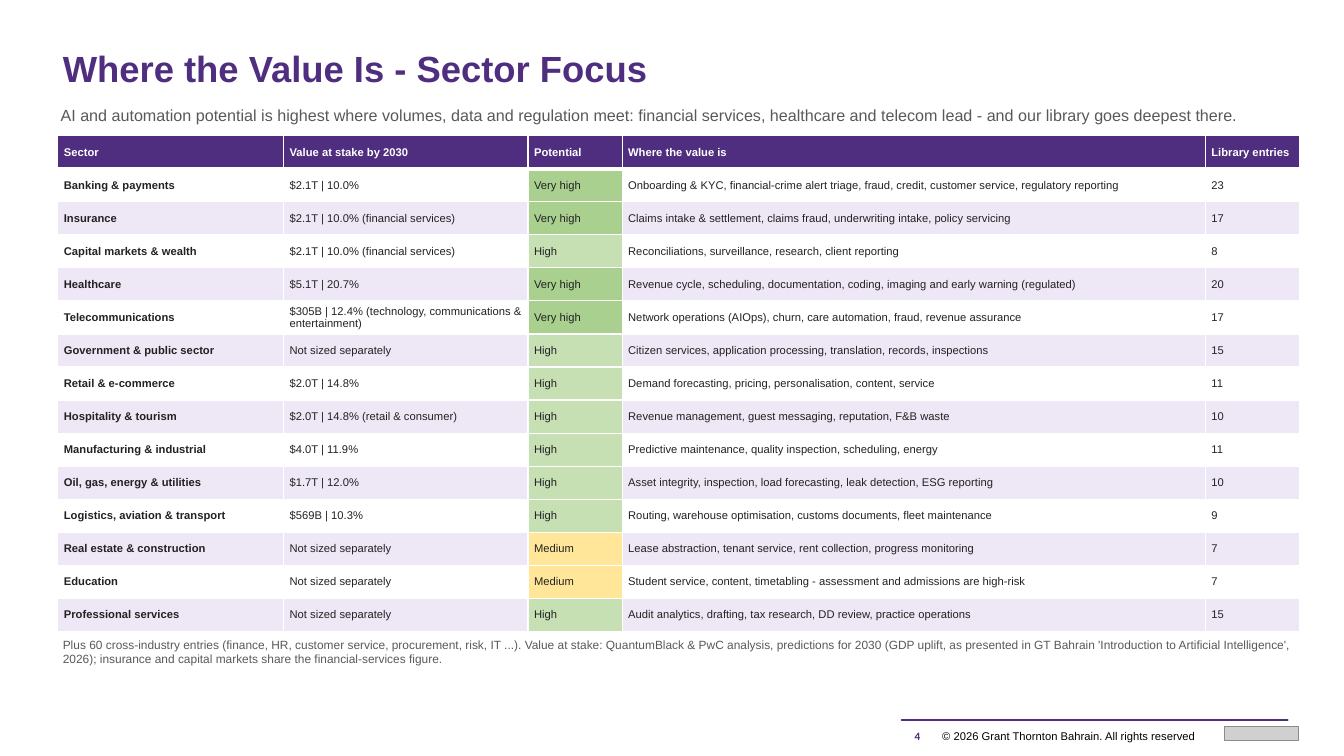
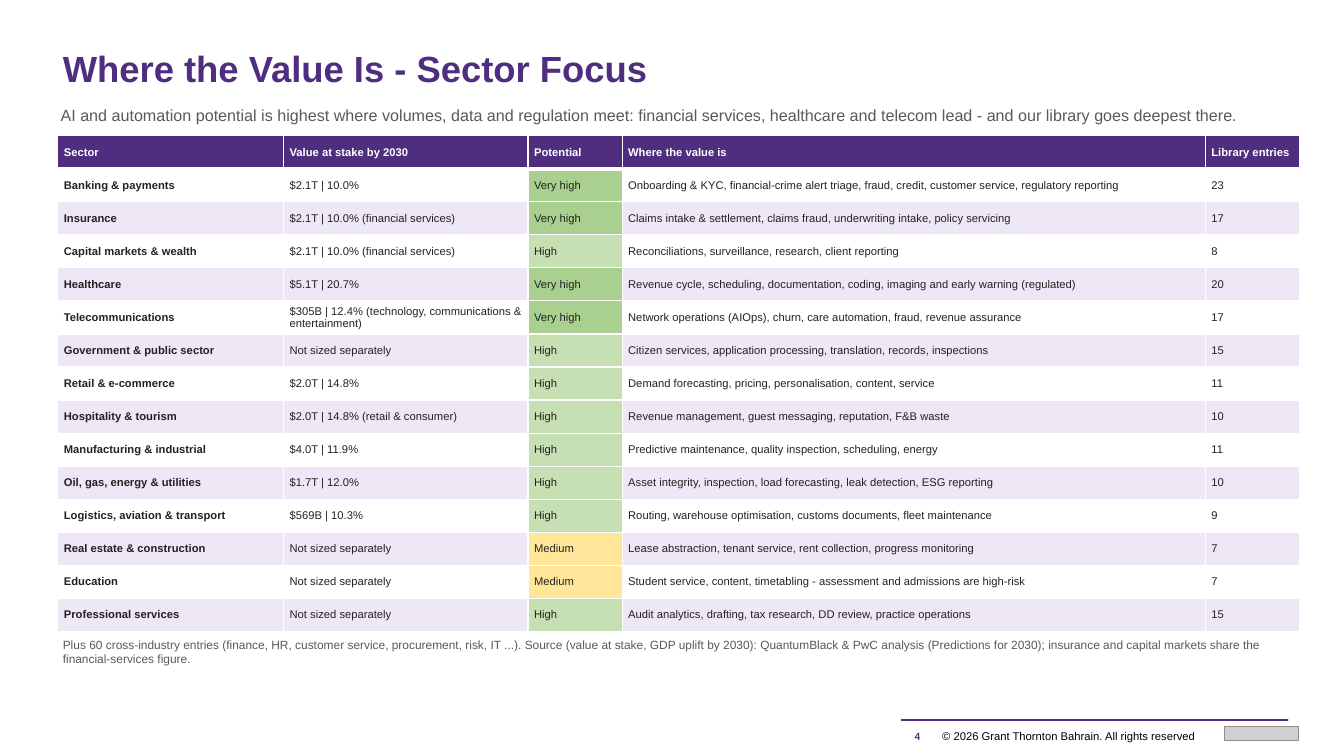
Before and after one commit to mahekdevangtrivedi-wq/GT-AI-Service-Line, a slide deck: slide 4 of 02_AI_Strategy_and_Roadmap/GT_AI_Strategy_and_Roadmap_Proposal.pptx. Drawn at 1344x756 pixels with LibreOffice and Linux fonts; fonts in the diff are those of the drawing; grey boxes stand for pictures. Boxes give left, top, right and bottom in pixels: in the first picture for what was removed or moved away, otherwise in the second. Text is boxed around its words. In the diff, an @@ line names an element or a change of style, - is before the commit and + after.

```diff
--- a/02_AI_Strategy_and_Roadmap/GT_AI_Strategy_and_Roadmap_Proposal.pptx
+++ b/02_AI_Strategy_and_Roadmap/GT_AI_Strategy_and_Roadmap_Proposal.pptx
@@ text at bbox=[63, 640, 1260, 666]: text changed @@
-Plus 60 cross-industry entries (finance, HR, customer service, procurement, risk, IT ...). Value at stake: QuantumBlack & PwC analysis, predictions for 2030 (GDP uplift, as presented in GT Bahrain 'Introduction to Artificial Intelligence', 2026); insurance and capital markets share the financial-services figure.
+Plus 60 cross-industry entries (finance, HR, customer service, procurement, risk, IT ...). Source (value at stake, GDP uplift by 2030): QuantumBlack & PwC analysis (Predictions for 2030); insurance and capital markets share the financial-services figure.
```
Also in this commit, not shown: 3 other slides changed, 7 other files.
